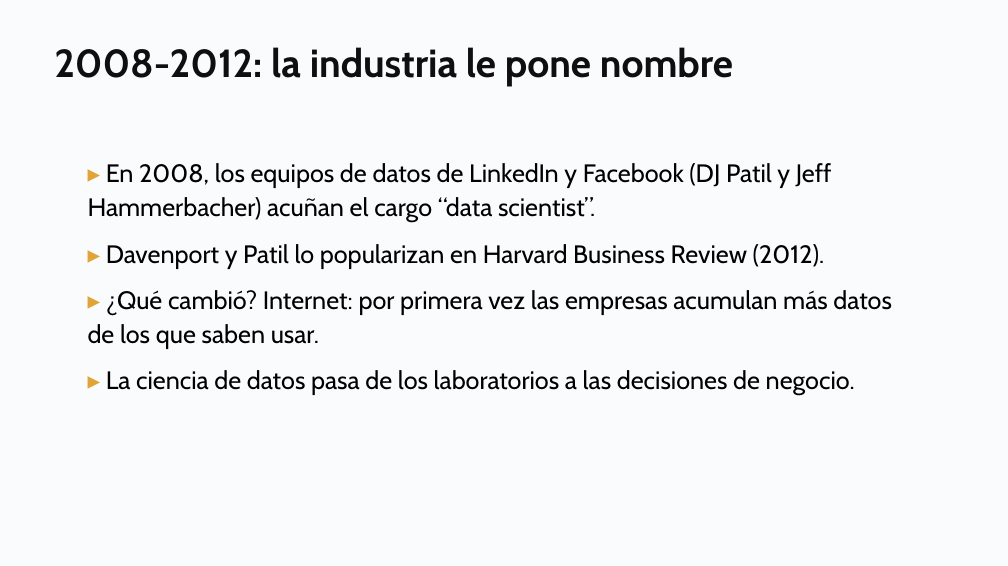
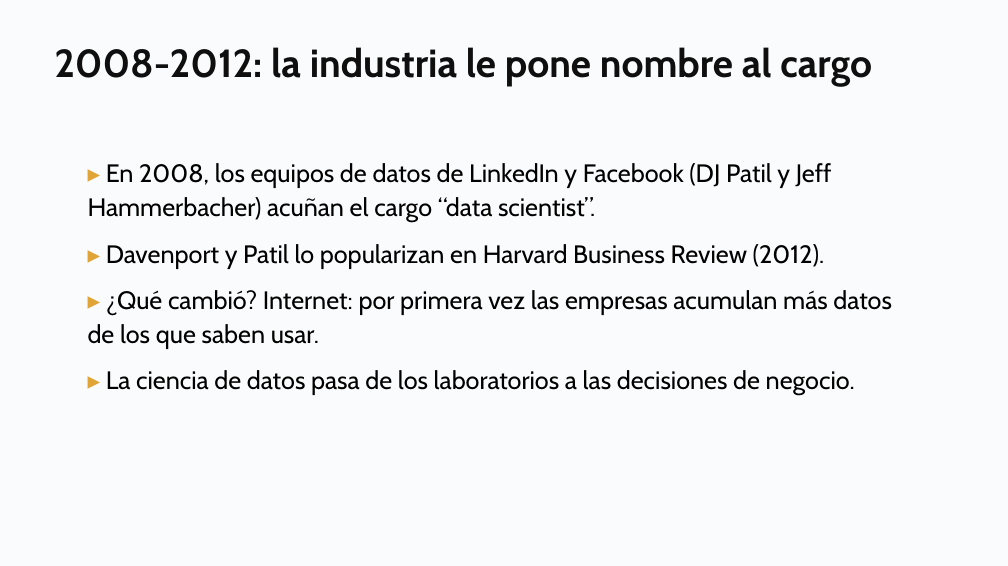
Before and after one commit to daniopitz/diplomado-cdd, a slide deck: slide 9 of presentaciones/clase01_fundamentos_ecosistema.pptx (slide 14 before the commit). Drawn at 1008x566 pixels with LibreOffice and Linux fonts; fonts in the diff are those of the drawing. Boxes give left, top, right and bottom in pixels: in the first picture for what was removed or moved away, otherwise in the second. Text is boxed around its words. In the diff, an @@ line names an element or a change of style, - is before the commit and + after.

```diff
--- a/presentaciones/clase01_fundamentos_ecosistema.pptx
+++ b/presentaciones/clase01_fundamentos_ecosistema.pptx
@@ text at [54,47,872,87]: text changed @@
-2008-2012: la industria le pone nombre
+2008-2012: la industria le pone nombre al cargo
```
Also in this commit, not shown: 9 other slides changed, 2 slides added, 1 other file.
